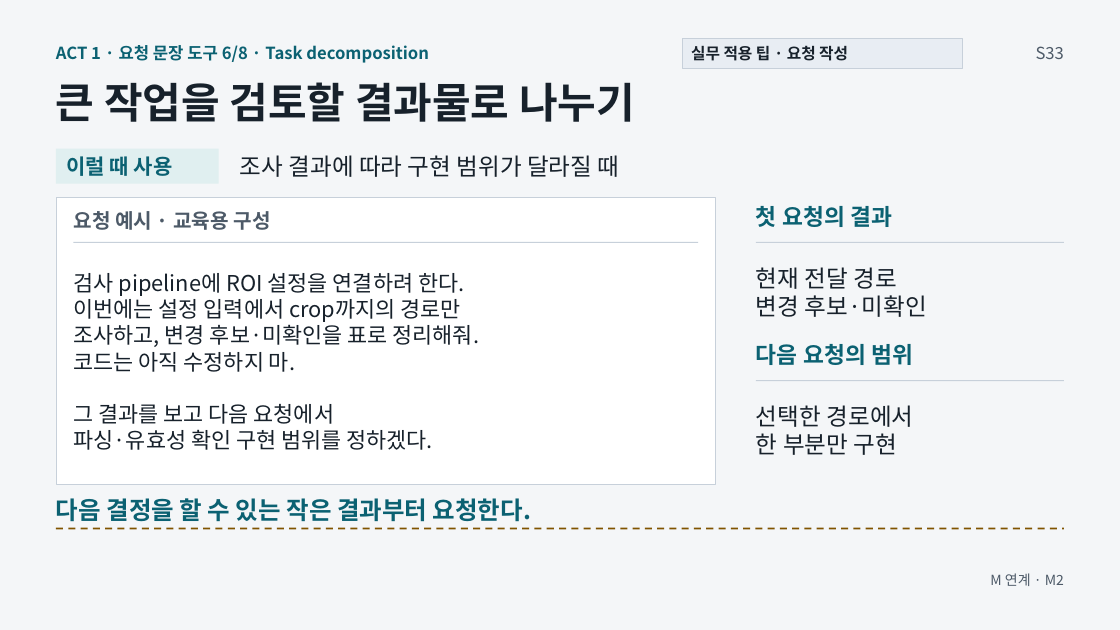
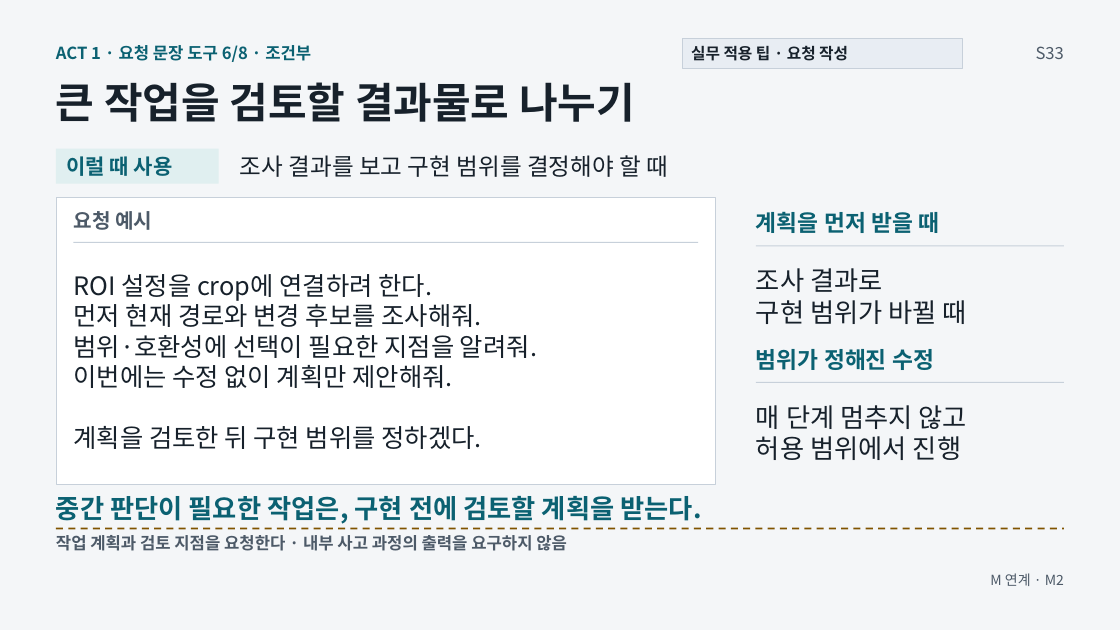
Before and after one commit to GideokKim/ai-dev-training, a slide deck: slide 19 of production/ACT_1.pptx. Drawn at 1120x630 pixels with LibreOffice and Linux fonts; fonts in the diff are those of the drawing. Boxes give left, top, right and bottom in pixels: in the first picture for what was removed or moved away, otherwise in the second. Text is boxed around its words. In the diff, an @@ line names an element or a change of style, - is before the commit and + after.

```diff
--- a/production/ACT_1.pptx
+++ b/production/ACT_1.pptx
@@ text at [56, 45, 311, 62]: text changed @@
-ACT 1 · 요청 문장 도구 6/8 · Task decomposition
+ACT 1 · 요청 문장 도구 6/8 · 조건부
@@ text at [240, 155, 668, 177]: text changed @@
-조사 결과에 따라 구현 범위가 달라질 때
+조사 결과를 보고 구현 범위를 결정해야 할 때
@@ text at [74, 211, 152, 230]: text changed @@
-요청 예시 · 교육용 구성
+요청 예시
@@ text at [756, 211, 939, 233]: text changed @@
-첫 요청의 결과
+계획을 먼저 받을 때
@@ line moved from (756, 243) - (1065, 243) to (756, 246) - (1065, 246) @@
@@ text at [756, 268, 967, 324]: text changed; size 20.2 to 22.5 pt @@
-현재 전달 경로
-변경 후보·미확인
+조사 결과로
+구현 범위가 바뀔 때
@@ text at [74, 274, 537, 449]: text changed; size 18.8 to 21.8 pt @@
-검사 pipeline에 ROI 설정을 연결하려 한다.
-이번에는 설정 입력에서 crop까지의 경로만
-조사하고, 변경 후보·미확인을 표로 정리해줘.
-코드는 아직 수정하지 마.
-그 결과를 보고 다음 요청에서
-파싱·유효성 확인 구현 범위를 정하겠다.
+ROI 설정을 crop에 연결하려 한다.
+먼저 현재 경로와 변경 후보를 조사해줘.
+범위·호환성에 선택이 필요한 지점을 알려줘.
+이번에는 수정 없이 계획만 제안해줘.
+계획을 검토한 뒤 구현 범위를 정하겠다.
@@ text at [756, 349, 934, 370]: text changed @@
-다음 요청의 범위
+범위가 정해진 수정
@@ text at [756, 405, 967, 460]: text changed; size 20.2 to 22.5 pt @@
-선택한 경로에서
-한 부분만 구현
+매 단계 멈추지 않고
+허용 범위에서 진행
@@ text at [56, 496, 702, 524]: text changed; size 21 to 22.5 pt @@
-다음 결정을 할 수 있는 작은 결과부터 요청한다.
+중간 판단이 필요한 작업은, 구현 전에 검토할 계획을 받는다.
@@ text added at [56, 535, 567, 551], 14.2 pt, text #4D5A68, bold @@
+작업 계획과 검토 지점을 요청한다 · 내부 사고 과정의 출력을 요구하지 않음
```
Also in this commit, not shown: 7 other slides changed, 39 other files.
